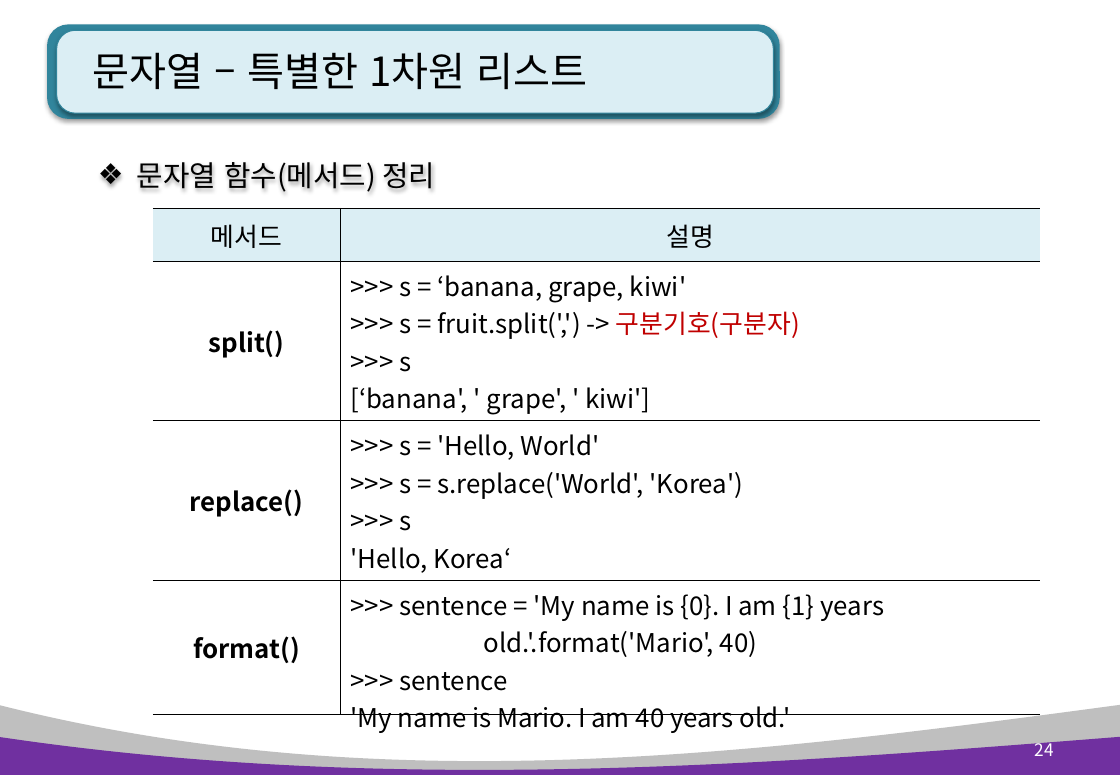
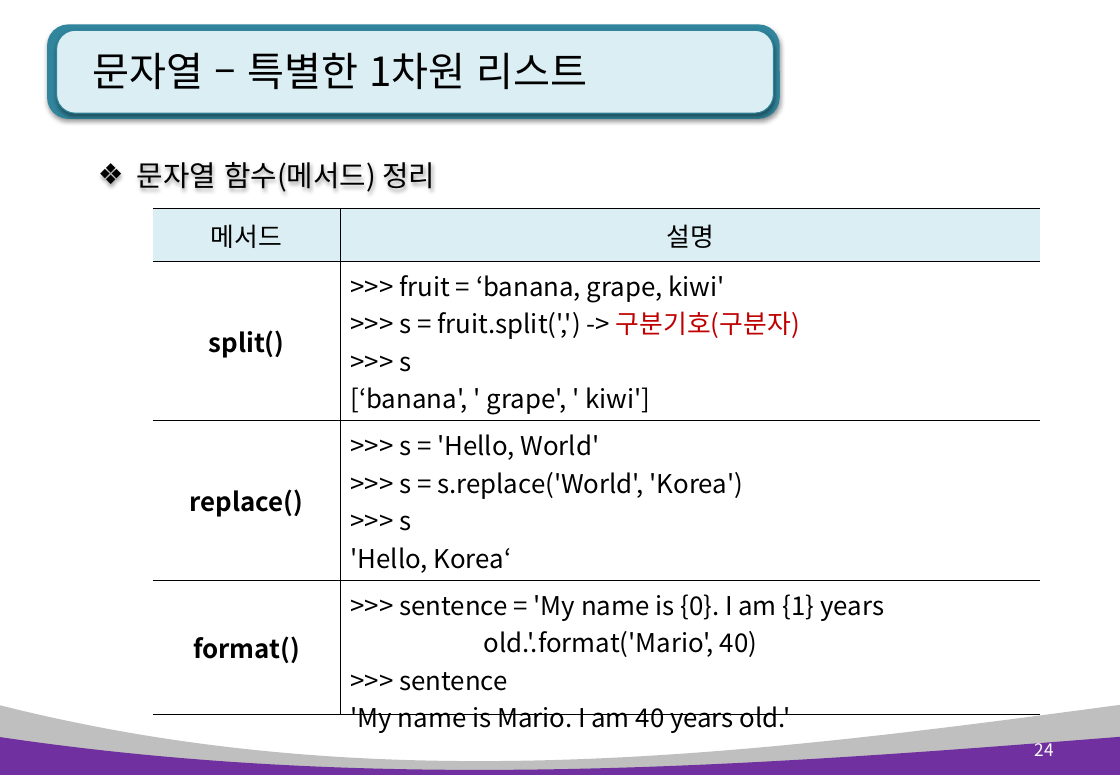
Before and after one commit to kiyongee2/green_pyworks, a slide deck: slide 24 of python_ppt_2023/Python 4장. 리스트, 튜플, 딕셔너리.pptx. Drawn at 1120x775 pixels with LibreOffice and Linux fonts; fonts in the diff are those of the drawing. Boxes give left, top, right and bottom in pixels: in the first picture for what was removed or moved away, otherwise in the second. Text is boxed around its words. In the diff, an @@ line names an element or a change of style, - is before the commit and + after.

```diff
--- a/python_ppt_2023/Python 4장. 리스트, 튜플, 딕셔너리.pptx
+++ b/python_ppt_2023/Python 4장. 리스트, 튜플, 딕셔너리.pptx
@@ table at (153,209,1040,737) @@
-row 2, column 2: >>> s = ‘banana, grape, kiwi' / >>> s = fruit.split(',') -> 구분기호(구분자) / >>> s / [‘banana', ' grape', ' kiwi']
+row 2, column 2: >>> fruit = ‘banana, grape, kiwi' / >>> s = fruit.split(',') -> 구분기호(구분자) / >>> s / [‘banana', ' grape', ' kiwi']
```
Also in this commit, not shown: 3 other slides changed, 24 other files.
